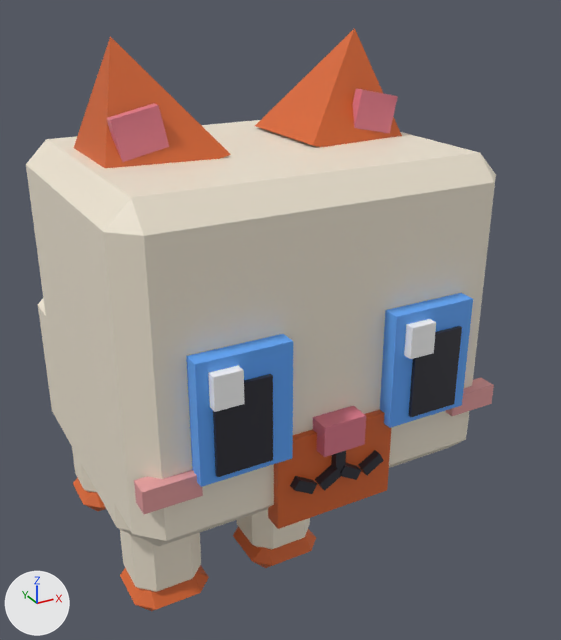
Before and after pictures for a commit that changed the FBX model assets/cat-cafe/exports/CatCafe_Cat_Sunny.fbx.
One viewpoint serves both versions: a 50 mm camera at (-0.009, -0.0228, 0.0198) aimed at (0.0026, -0.0018, 0.0092). The lights are fixed; the arrows at lower left show +X, +Y and +Z. The first picture is the older version. Where no turn or scale is listed for an object, it has been applied to the vertices.

Names of what the first picture shows: 'CatCafe_Cat_Sunny_Body', 'CatCafe_Cat_Sunny_EarL', 'CatCafe_Cat_Sunny_EarR', 'CatCafe_Cat_Sunny_Eye1', 'CatCafe_Cat_Sunny_Eye2', 'CatCafe_Cat_Sunny_Head', 'CatCafe_Cat_Sunny_LegB2', 'CatCafe_Cat_Sunny_LegF1', 'CatCafe_Cat_Sunny_LegF2'.
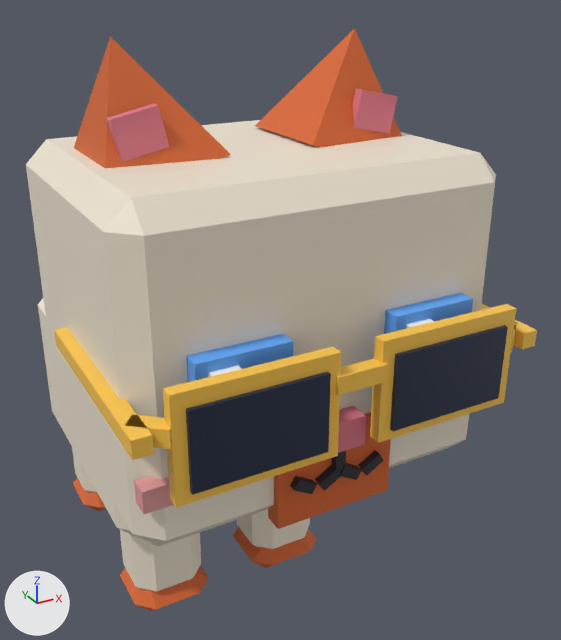
Boxes (x1, y1, x2, y2) around the edits, measured in the pictures (561 x 640 px):
'CatCafe_Cat_Sunny_Prop', added
    after: (54, 304, 537, 507)
'CatCafe_Cat_Sunny_Eye2', unchanged, covered by the edit
    before: (186, 334, 293, 487)
    after: (186, 334, 293, 382)
'CatCafe_Cat_Sunny_Eye1', unchanged, covered by the edit
    before: (380, 293, 473, 428)
    after: (384, 293, 473, 334)

The change, as a list of edits to the scene's bpy script:
```text
Add me_catcafe_cat_sunny_prop:
    me_catcafe_cat_sunny_prop.from_pydata(...)  # 72 vertices, 54 faces; spans x -0.00533..0.00533, y -0.0074..-0.0014, z 0.00129..0.00391
    me_catcafe_cat_sunny_prop.materials.append(mat_catcafe_palette)
Add ob_catcafe_cat_sunny_prop:
    ob_catcafe_cat_sunny_prop = bpy.data.objects.new('CatCafe_Cat_Sunny_Prop', me_catcafe_cat_sunny_prop)
    ob_catcafe_cat_sunny_prop.location = (0.0, -0.003, 0.0085)
```
